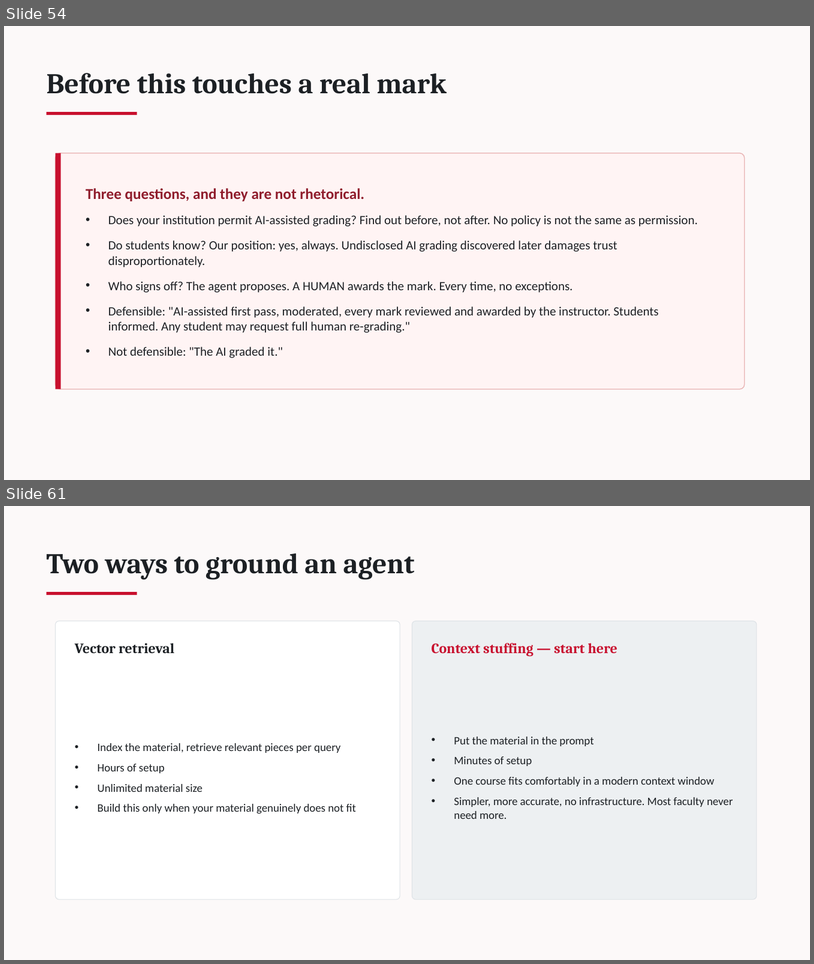
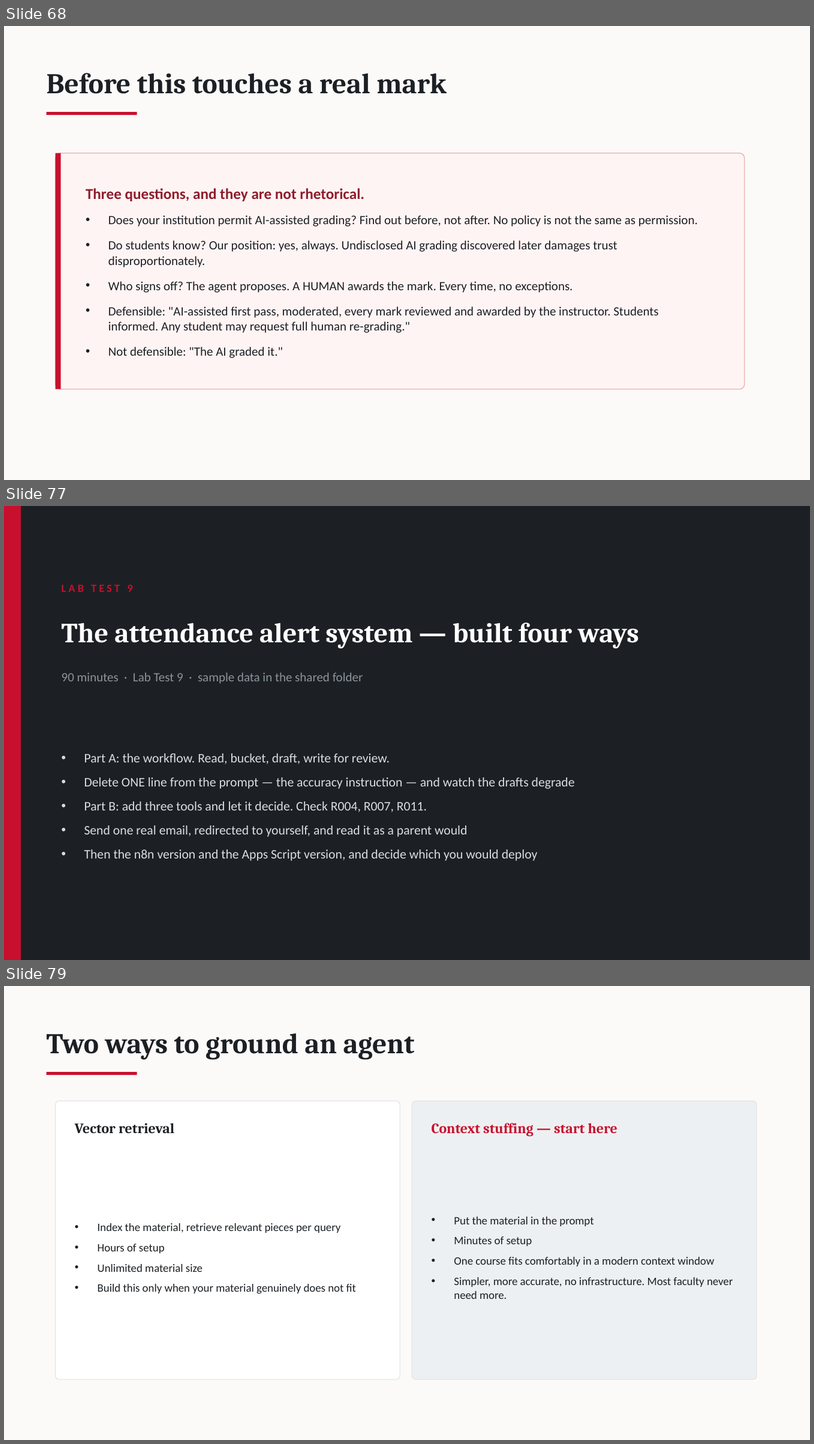
Before and after one commit to dineshkwadhwani/thecoachdinesh, a slide deck: courses/ai/workshop/03_Facilitator/PPT1_Workshop_Slides.pptx. Shown one above the other, each under a label of ours: slides 54 and 61 before the commit, slides 68, 77 and 79 after it; the slides between them are not shown. The pictures are 814x964 and 814x1444 pixels, drawn with LibreOffice and Linux fonts; fonts in the diff are those of the drawing. Boxes give left, top, right and bottom in pixels: in the first picture for what was removed or moved away, otherwise in the second. Text is boxed around its words. In the diff, an @@ line names an element or a change of style, - is before the commit and + after.

```diff
--- a/courses/ai/workshop/03_Facilitator/PPT1_Workshop_Slides.pptx
+++ b/courses/ai/workshop/03_Facilitator/PPT1_Workshop_Slides.pptx
@@ slide 77 added at [4, 506, 810, 960], background #1C2024 @@
@@ rectangle added at [4, 506, 21, 960], fill #C8102E @@
@@ text added at [62, 585, 133, 592], 13 pt, text #C8102E, bold @@
+LAB TEST 9
@@ text added at [62, 622, 639, 648], 33 pt, text #FFFFFF, bold @@
+The attendance alert system — built four ways
@@ text added at [62, 672, 363, 684], 15 pt, text #8B939B @@
+90 minutes · Lab Test 9 · sample data in the shared folder
@@ text added at [84, 753, 575, 861], 15.5 pt, text #D8DDE1 @@
+• Part A: the workflow. Read, bucket, draft, write for review.
+• Delete ONE line from the prompt — the accuracy instruction — and watch the drafts degrade
+• Part B: add three tools and let it decide. Check R004, R007, R011.
+• Send one real email, redirected to yourself, and read it as a parent would
+• Then the n8n version and the Apps Script version, and decide which you would deploy
@@ what was slide 54 is now slide 68 @@
@@ what was slide 61 is now slide 79 @@
```
Also in this commit, not shown: 8 slides changed, 30 other slides added, 4 slides removed, 3 other files.
